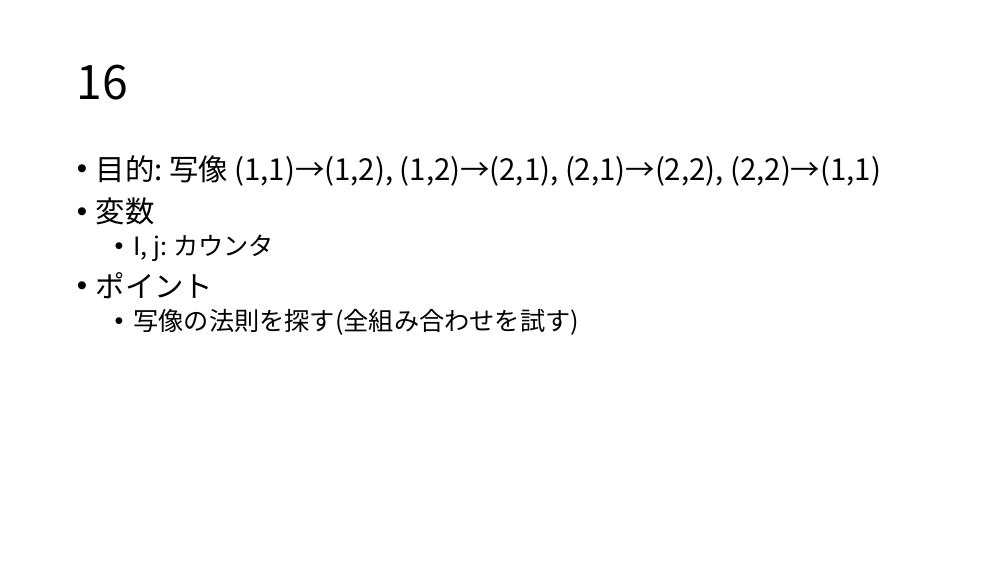
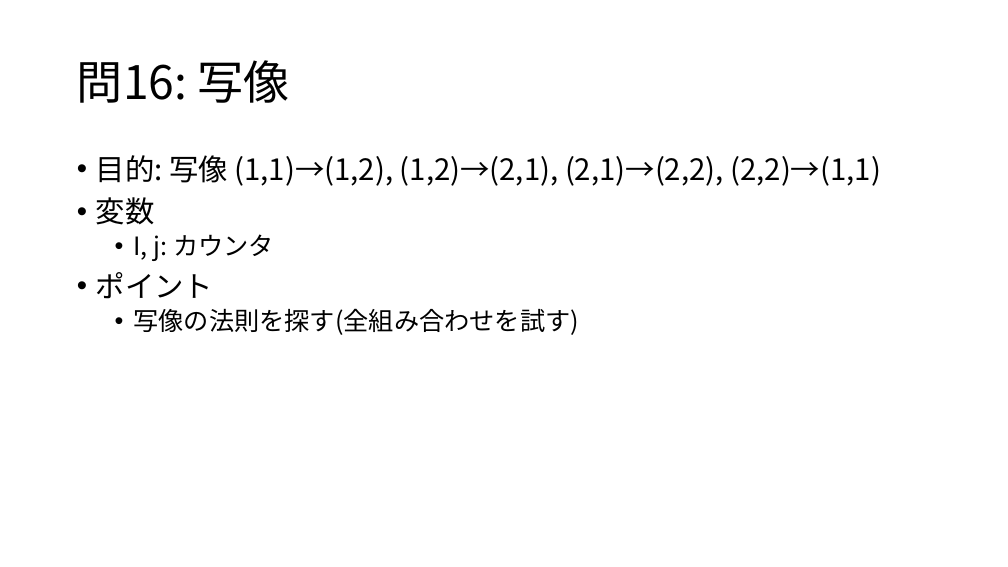
Before and after one commit to osamu377/FromZero, a slide deck: slide 2 of 問題集/問16-20.pptx. Drawn at 1008x567 pixels with LibreOffice and Linux fonts; fonts in the diff are those of the drawing. Boxes give left, top, right and bottom in pixels: in the first picture for what was removed or moved away, otherwise in the second. Text is boxed around its words. In the diff, an @@ line names an element or a change of style, - is before the commit and + after.

```diff
--- a/問題集/問16-20.pptx
+++ b/問題集/問16-20.pptx
@@ title at <box>77,60,290,103</box>: text changed @@
-16
+問16: 写像
```
Also in this commit, not shown: 4 other slides changed, 1 slide added, 1 slide removed, 15 other files.
